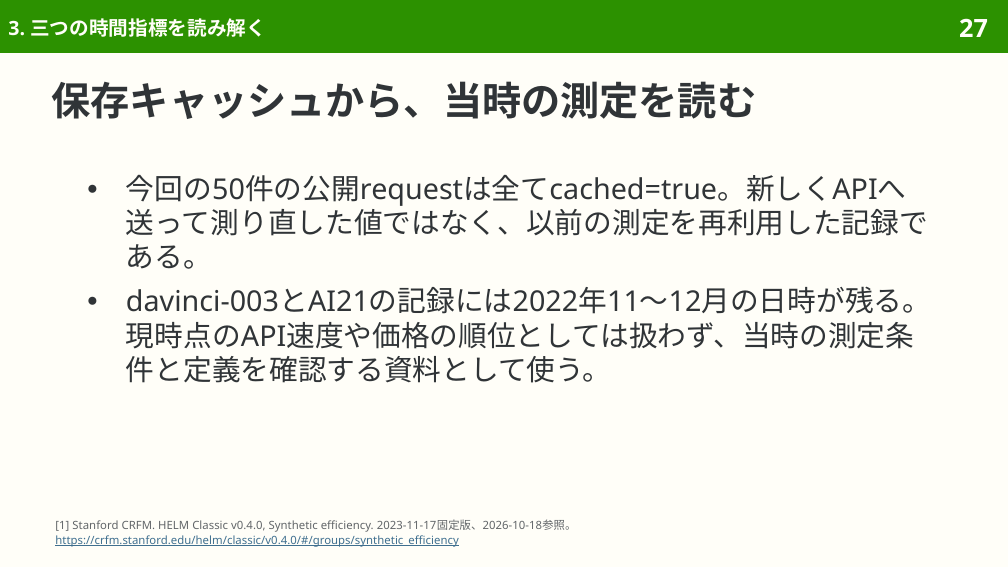
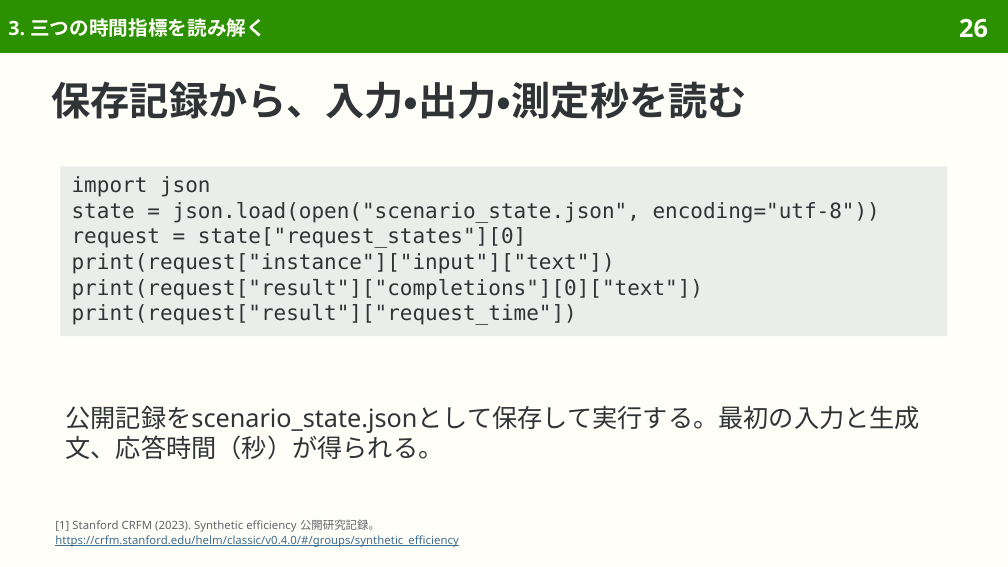
Before and after one commit to sasakiy84/datasets-in-10-minutes, a slide deck: slide 26 of slides/datasets-in-10-minutes-synthetic-efficiency.pptx (slide 27 before the commit). Drawn at 1008x567 pixels with LibreOffice and Linux fonts; fonts in the diff are those of the drawing. Boxes give left, top, right and bottom in pixels: in the first picture for what was removed or moved away, otherwise in the second. Text is boxed around its words. In the diff, an @@ line names an element or a change of style, - is before the commit and + after.

Commit message:
Explain controlled text generation and measured efficiency metrics

```diff
--- a/slides/datasets-in-10-minutes-synthetic-efficiency.pptx
+++ b/slides/datasets-in-10-minutes-synthetic-efficiency.pptx
@@ page number at (959,18,988,38): text changed @@
-27
+26
@@ title at (52,81,747,119): text changed @@
-保存キャッシュから、当時の測定を読む
+保存記録から、入力・出力・測定秒を読む
@@ rectangle added at (60,166,948,337), fill #EBEDEB, 15 pt, text #303437 @@
+import json
+state = json.load(open("scenario_state.json", encoding="utf-8"))
+request = state["request_states"][0]
+print(request["instance"]["input"]["text"])
+print(request["result"]["completions"][0]["text"])
+print(request["result"]["request_time"])
@@ text removed at (126,175,931,383) @@
-● 今回の50件の公開requestは全てcached=true。新しくAPIへ送って測り直した値ではなく、以前の測定を再利用した記録である。
-● davinci-003とAI21の記録には2022年11〜12月の日時が残る。現時点のAPI速度や価格の順位としては扱わず、当時の測定条件と定義を確認する資料として使う。
@@ text added at (65,406,920,460), 18 pt, text #303437 @@
+公開記録をscenario_state.jsonとして保存して実行する。最初の入力と生成文、応答時間（秒）が得られる。
@@ text at (55,519,380,532): text changed @@
-[1] Stanford CRFM. HELM Classic v0.4.0, Synthetic efficiency. 2023-11-17固定版、2026-10-18参照。
+[1] Stanford CRFM (2023). Synthetic efficiency 公開研究記録。
```
Also in this commit, not shown: 55 other slides changed, 6 slides removed, 53 other files.
